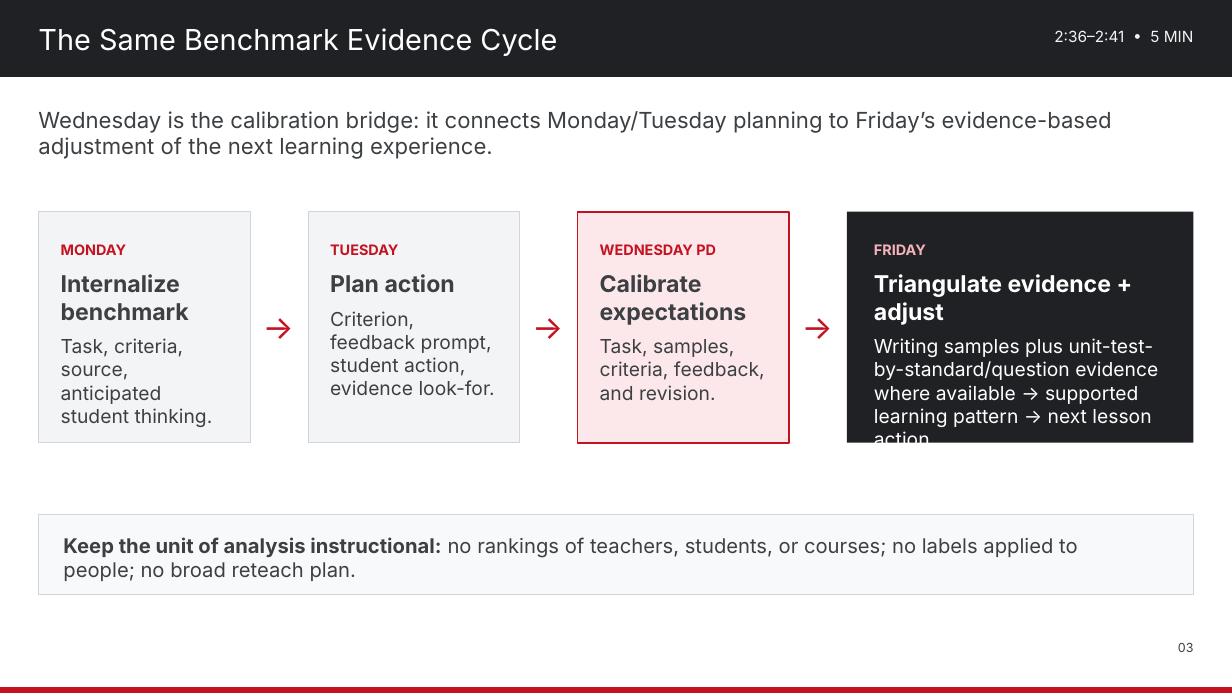
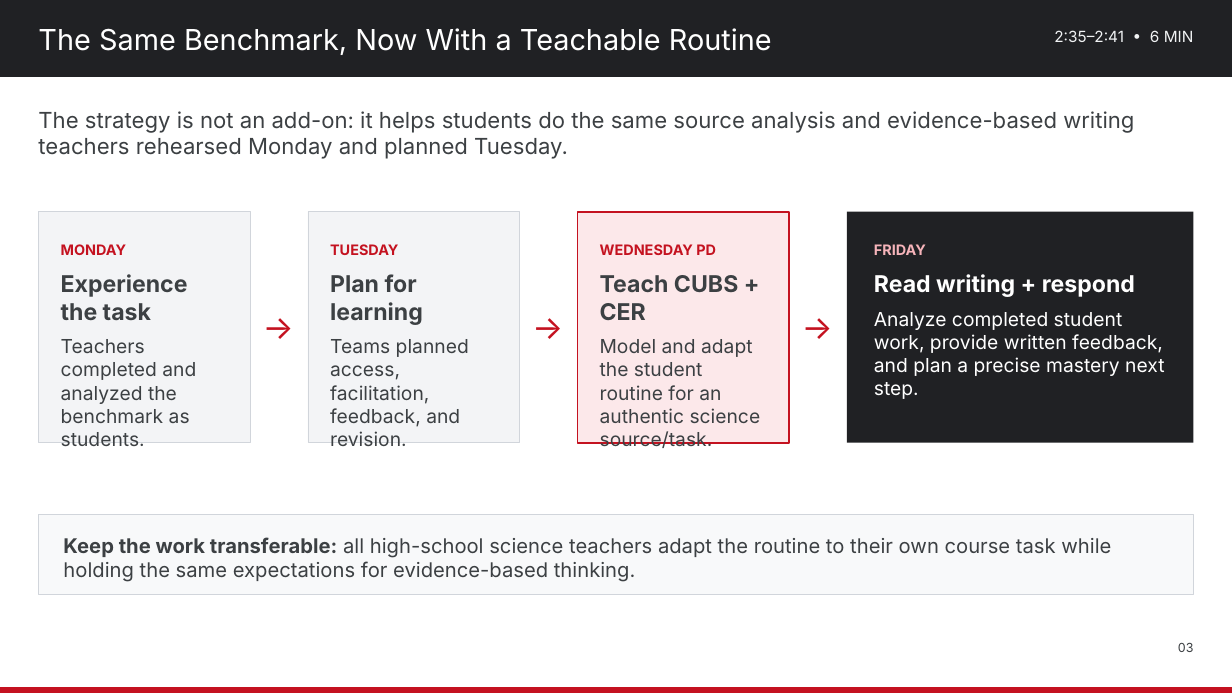
Before and after one commit to nbhs-science/nbhs-science, a slide deck: slide 3 of assets/plc/2026-10-28_Science_Department_PD_Strengthening_Science_Literacy.pptx. Drawn at 1232x693 pixels with LibreOffice and Linux fonts; fonts in the diff are those of the drawing. Boxes give left, top, right and bottom in pixels: in the first picture for what was removed or moved away, otherwise in the second. Text is boxed around its words. In the diff, an @@ line names an element or a change of style, - is before the commit and + after.

Commit message:
Revise Oct. 26–30 science literacy materials
Replace all four agendas and editable decks; add the Biology HS-LS2-1 benchmark resource. The sequence now moves from teacher-as-student benchmark analysis to lesson planning, CUBS/CER strategy instruction, completed student writing, written feedback, and a standard-mastery next step.

```diff
--- a/assets/plc/2026-10-28_Science_Department_PD_Strengthening_Science_Literacy.pptx
+++ b/assets/plc/2026-10-28_Science_Department_PD_Strengthening_Science_Literacy.pptx
@@ text at [38,28,772,55]: text changed @@
-The Same Benchmark Evidence Cycle
+The Same Benchmark, Now With a Teachable Routine
@@ text at [1054,30,1194,42]: text changed @@
-2:36–2:41 • 5 MIN
+2:35–2:41 • 6 MIN
@@ text at [38,111,1134,159]: text changed @@
-Wednesday is the calibration bridge: it connects Monday/Tuesday planning to Friday’s evidence-based adjustment of the next learning experience.
+The strategy is not an add-on: it helps students do the same source analysis and evidence-based writing teachers rehearsed Monday and planned Tuesday.
@@ text at [61,274,196,446]: text changed @@
-Internalize benchmark
-Task, criteria, source, anticipated student thinking.
+Experience the task
+Teachers completed and analyzed the benchmark as students.
@@ text at [330,274,469,446]: text changed @@
-Plan action
-Criterion, feedback prompt, student action, evidence look-for.
+Plan for learning
+Teams planned access, facilitation, feedback, and revision.
@@ text at [600,275,761,448]: text changed @@
-Calibrate expectations
-Task, samples, criteria, feedback, and revision.
+Teach CUBS + CER
+Model and adapt the student routine for an authentic science source/task.
@@ text at [874,274,1164,399]: text changed @@
-Triangulate evidence + adjust
-Writing samples plus unit-test-by-standard/question evidence where available → supported learning pattern → next lesson action.
+Read writing + respond
+Analyze completed student work, provide written feedback, and plan a precise mastery next step.
@@ text at [63,537,1111,582]: text changed @@
-Keep the unit of analysis instructional: no rankings of teachers, students, or courses; no labels applied to people; no broad reteach plan.
+Keep the work transferable: all high-school science teachers adapt the routine to their own course task while holding the same expectations for evidence-based thinking.
```
Also in this commit, not shown: 4 other slides changed, 4 slides added, 4 slides removed, 8 other files.
